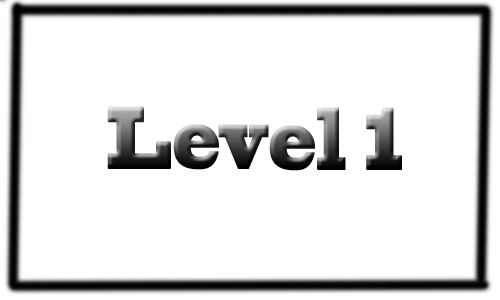
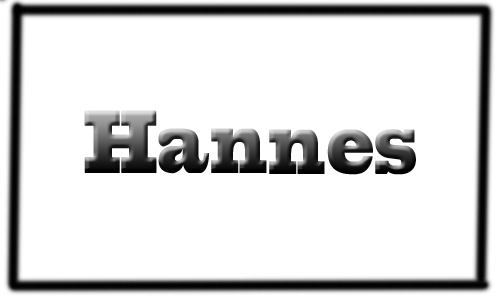
Layer changes from the first (500, 300) image to the second:
renamed "Level 1" to "Hannes", painted on it over [84, 106, 416, 175]
